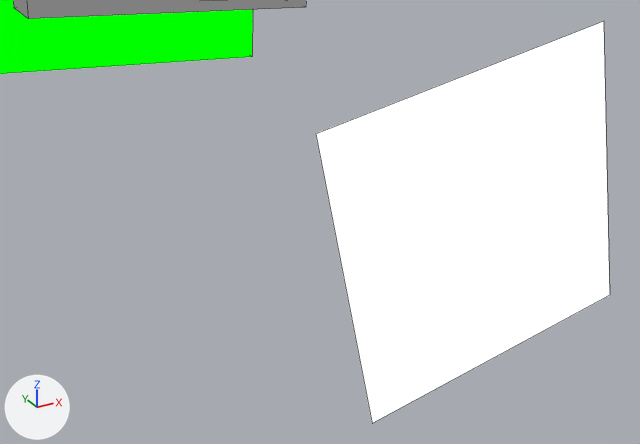
Renders of the Blender file assets-source/blender/motion/allosaurus-dance.blend from each side of a commit.
The view is the same before and after, from a 50 mm camera at (67.53, -33.48, 29.76) aimed at (69.83, -29.3, 27.68). Lighting does not change. The marker at lower left points along +X, +Y and +Z. The first picture is the older version. Mesh edges are drawn as thin lines.

In view in the first picture: 'DinoTycoon_Motion_allosaurus_dance_eye', 'DinoTycoon_Motion_allosaurus_dance_jaw', 'DinoTycoon_Motion_allosaurus_dance_mouth'.
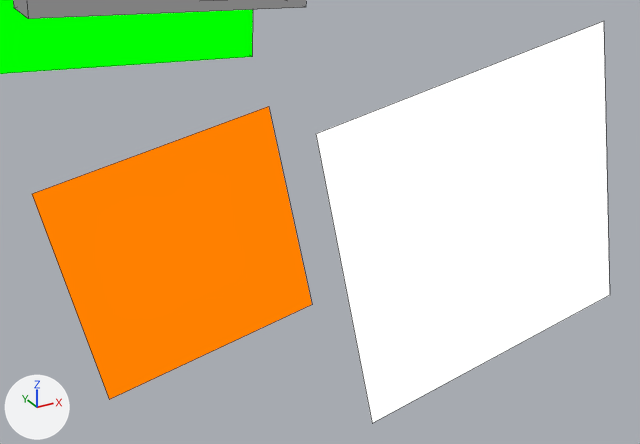
Changed parts and their boxes (x1, y1, x2, y2) in the pictures (640 x 444 px):
'DinoTycoon_Motion_allosaurus_dance_eye_white', added (orange): after (32, 106, 312, 400)

What changed in the scene script:
```text
Add mat_dinotycoon_role_y:
    mat_dinotycoon_role_y = emission_material('DinoTycoon_Role_Y')
    mat_dinotycoon_role_y.base_color = (1.0, 0.216, 0.0)  # orange #ff8000
Add me_dinotycoon_motion_allosaurus_dance_sample_eye_white:
    me_dinotycoon_motion_allosaurus_dance_sample_eye_white.from_pydata([(68.29, -29.0, 28.04), (69.66, -29.0, 28.32), (69.94, -29.0, 26.95), (68.57, -29.0, 26.67), (68.29, -29.0, 28.04), (69.66, -29.0, 28.32), (69.94, -29.0, 26.95), (68.57, -29.0, 26.67)], [], [(3, 2, 1, 0), (4, 5, 6, 7), (0, 1, 5, 4), (1, 2, 6, 5), (2, 3, 7, 6), (3, 0, 4, 7)])
    me_dinotycoon_motion_allosaurus_dance_sample_eye_white.materials.append(mat_dinotycoon_role_y)  # orange #ff8000
Add ob_dinotycoon_motion_allosaurus_dance_eye_white:
    ob_dinotycoon_motion_allosaurus_dance_eye_white = bpy.data.objects.new('DinoTycoon_Motion_allosaurus_dance_eye_white', me_dinotycoon_motion_allosaurus_dance_sample_eye_white)
    ob_dinotycoon_motion_allosaurus_dance_eye_white.location = (0.0, 0.0, 0.0)
```
